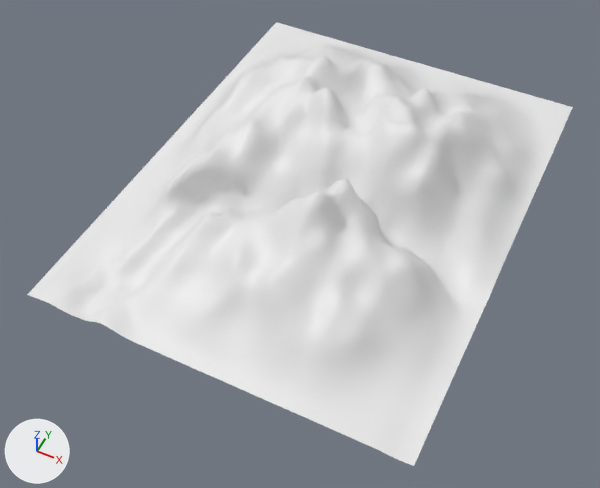
The OBJ model scenes/project/meshes/Landscape.obj: old version first, new version second.
Both versions are drawn from a camera (50 mm lens) standing at (-13.87, -19.29, 24.11) and looking at (-21.15, -4.72, 5.91). The lights are fixed; the arrows at lower left show +X, +Y and +Z. Where no turn or scale is listed for an object, it has been applied to the vertices.

Objects in the first picture: 'Landscape'.
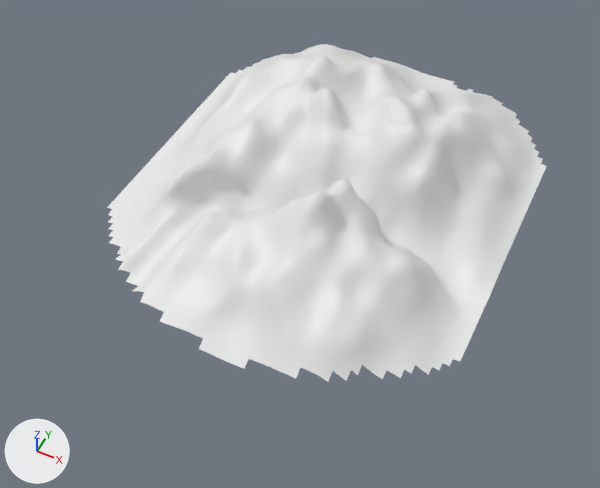
Edits to the scene script, one JSON object a line:
```json
{"block": "me_landscape", "where": "# used by ob_landscape; location = (0.0, 0.0, 0.0)"}
{"op": "remove", "block": "me_landscape", "code": "me_landscape.from_pydata(...)  # 3600 vertices, 6962 faces; spans x -26.86..-15.55, y -9.98..4.69, z 5.95..9.24"}
{"op": "add", "block": "me_landscape", "code": "me_landscape.from_pydata(...)  # 2927 vertices, 5622 faces; spans x -26.86..-15.55, y -9.48..4.19, z 5.95..9.24"}
{"block": "me_landscape", "change": "me_landscape part 1: 351 vertices removed from x -26.86..-15.56, y -9.98..-6.5, z 6.03..6.5"}
{"block": "me_landscape", "change": "me_landscape part 2: 322 vertices removed from x -26.86..-15.56, y 1.46..4.69, z 6.22..6.54"}
```

Location of each change, (x1, y1, x2, y2) in pixels of the pictures (600 x 488 px):
```json
{"object": "Landscape", "change": "reshaped", "before": [27, 22, 573, 466], "after": [107, 44, 547, 382], "on screen": "19% narrower, 24% shorter"}
{"part": 1, "of": "me_landscape", "change": "deleted", "before": [27, 208, 460, 466]}
{"part": 2, "of": "me_landscape", "change": "deleted", "before": [231, 22, 573, 165]}
```
